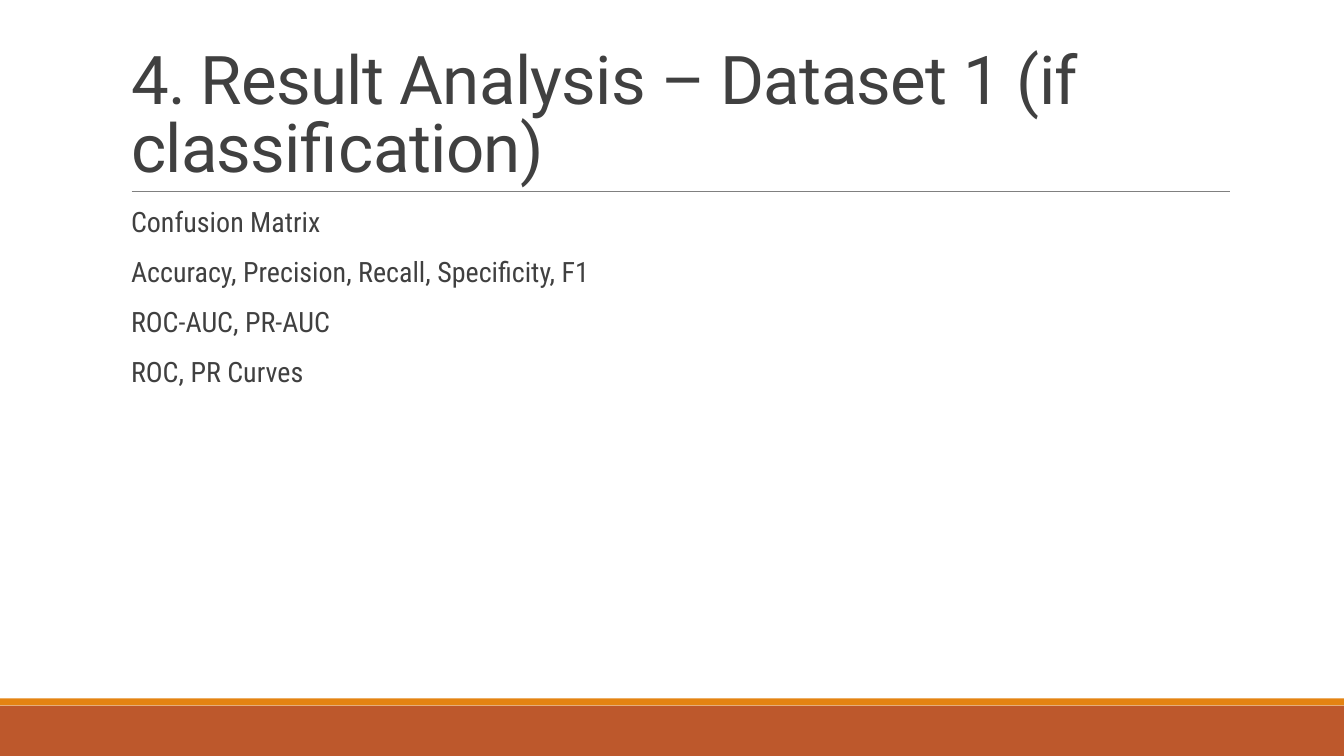
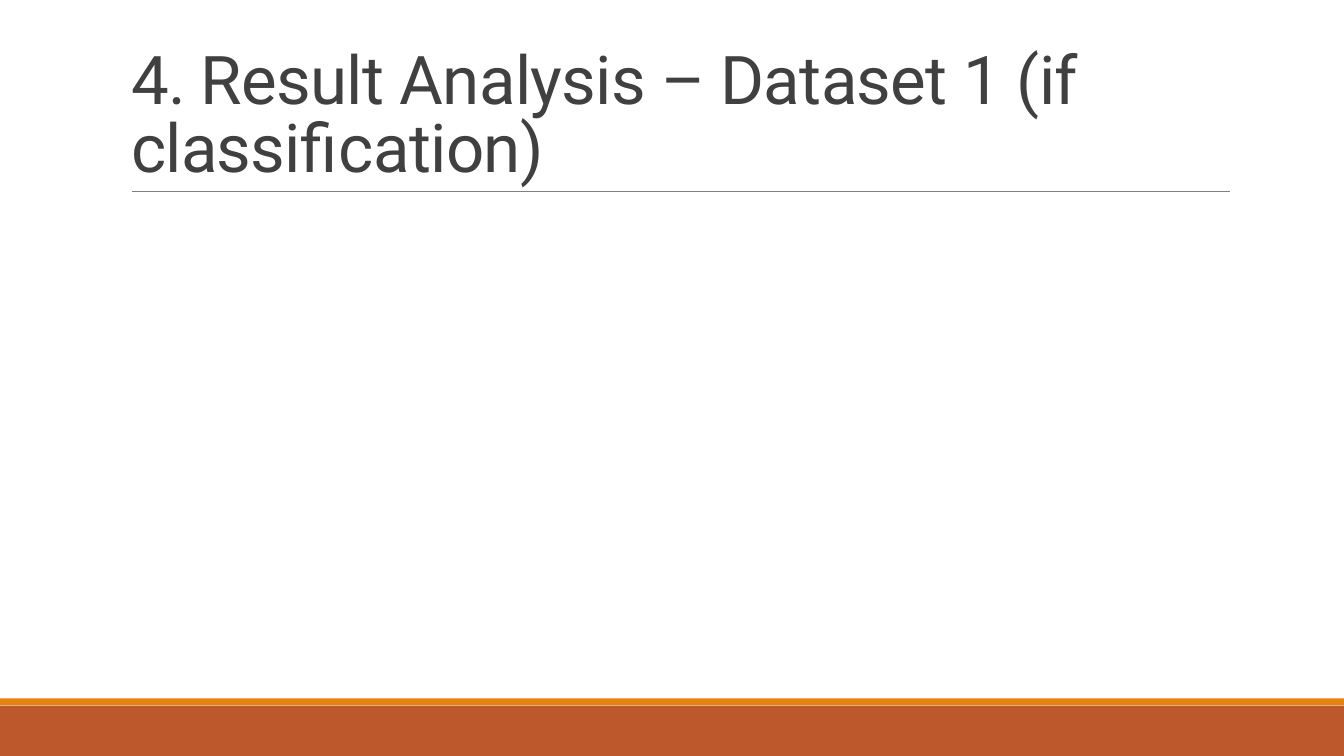
Before and after one commit to akay6483/mmml-ecommerce, a slide deck: slide 5 of docs/23CSE301_A8.pptx (slide 11 before the commit). Drawn at 1344x756 pixels with LibreOffice and Linux fonts; fonts in the diff are those of the drawing; background and template pictures are left out. Boxes give left, top, right and bottom in pixels: in the first picture for what was removed or moved away, otherwise in the second. Text is boxed around its words. In the diff, an @@ line names an element or a change of style, - is before the commit and + after.

Commit message:
changed ppt 2

```diff
--- a/docs/23CSE301_A8.pptx
+++ b/docs/23CSE301_A8.pptx
@@ text removed at (131, 210, 589, 386) @@
-  Confusion Matrix
-  Accuracy, Precision, Recall, Specificity, F1
-  ROC-AUC, PR-AUC
-  ROC, PR Curves
```
Also in this commit, not shown: 1 other slide changed.
